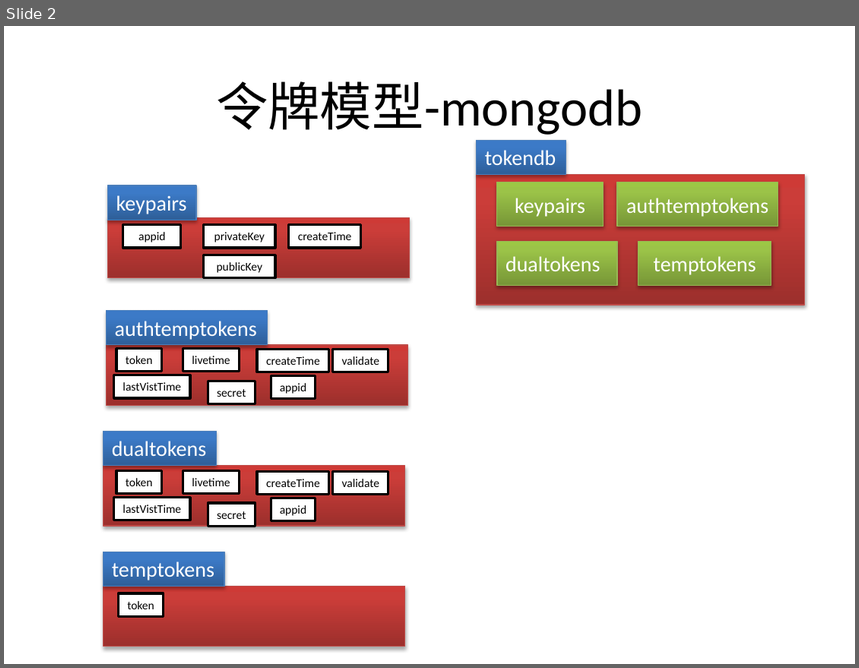
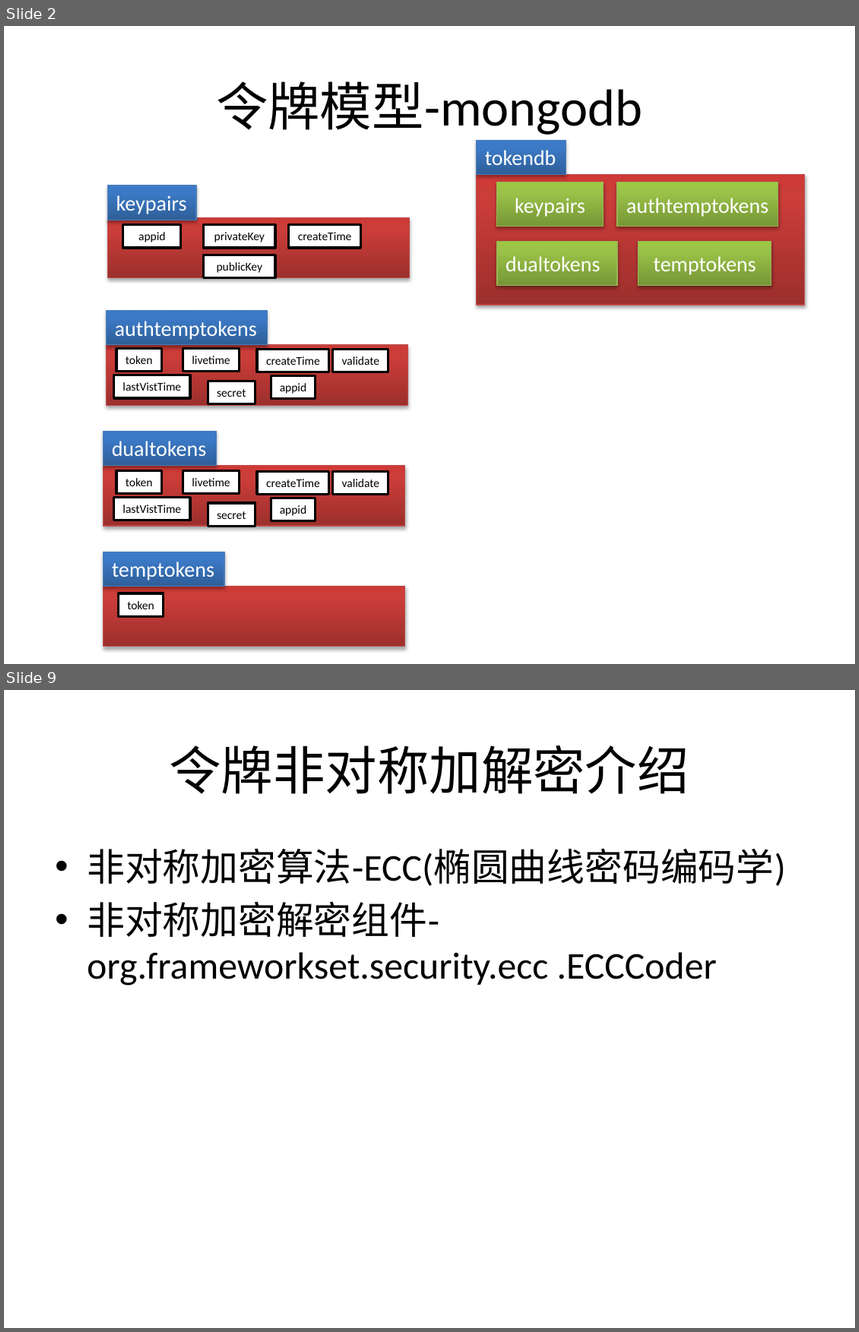
Before and after one commit to bbossgroups/bboss, a slide deck: 文档/令牌管理.pptx. Shown one above the other, each under a label of ours: slide 2 before the commit, slides 2 and 9 after it; the slides between them are not shown. The pictures are 859x668 and 859x1332 pixels, drawn with LibreOffice and Linux fonts; fonts in the diff are those of the drawing. Boxes give left, top, right and bottom in pixels: in the first picture for what was removed or moved away, otherwise in the second. Text is boxed around its words. In the diff, an @@ line names an element or a change of style, - is before the commit and + after.

Commit message:
完善令牌

```diff
--- a/文档/令牌管理.pptx
+++ b/文档/令牌管理.pptx
@@ slide 9 added at box(4, 690, 855, 1328), background #FFFFFF @@
@@ title added at box(169, 745, 689, 794), 44 pt, text #000000 @@
+令牌非对称加解密介绍
@@ text added at box(87, 848, 786, 986), 32 pt, text #000000 @@
+• 非对称加密算法-ECC(椭圆曲线密码编码学)
+• 非对称加密解密组件- org.frameworkset.security.ecc .ECCCoder
```
Also in this commit, not shown: 8 other slides added, 10 other files.
